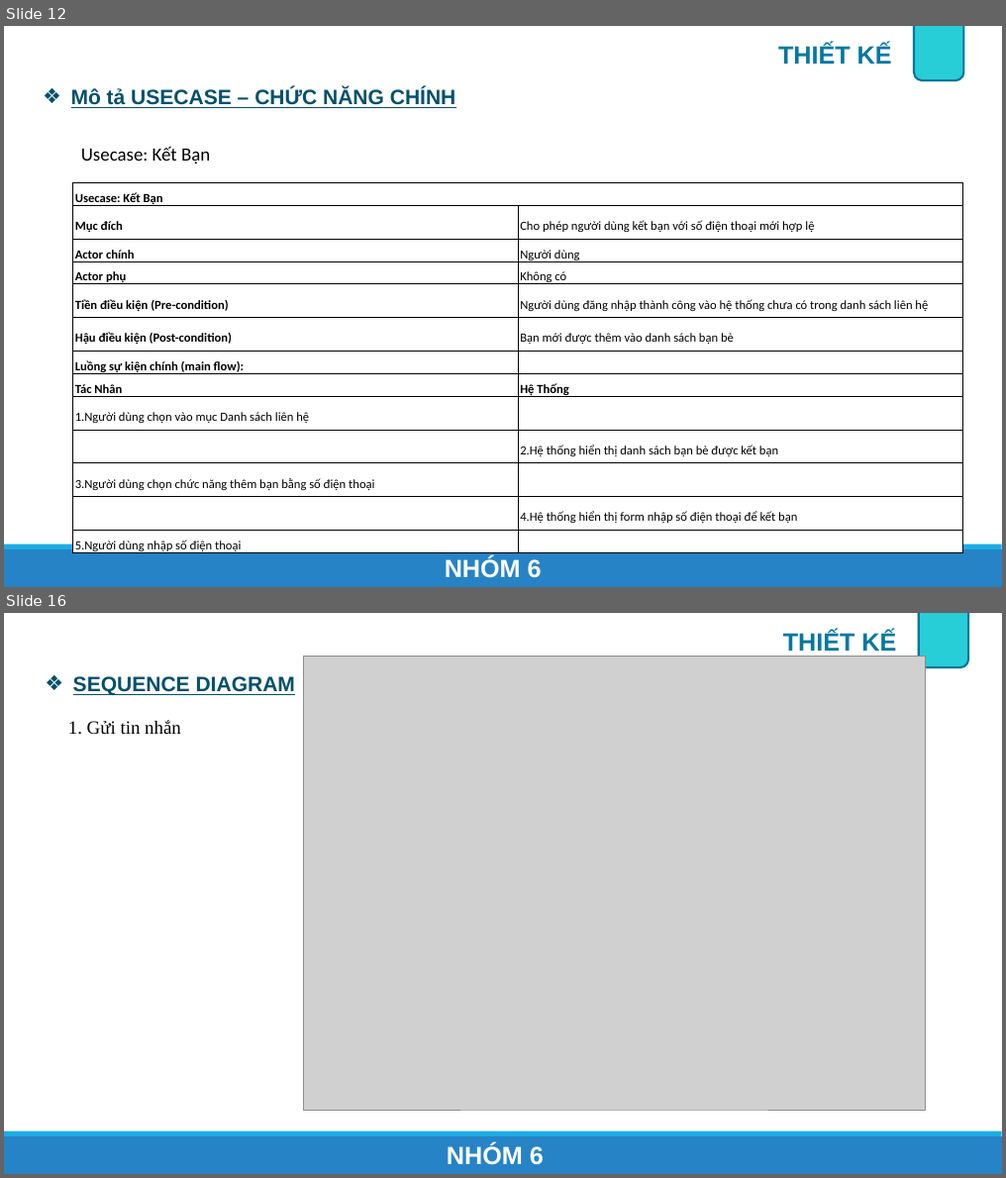
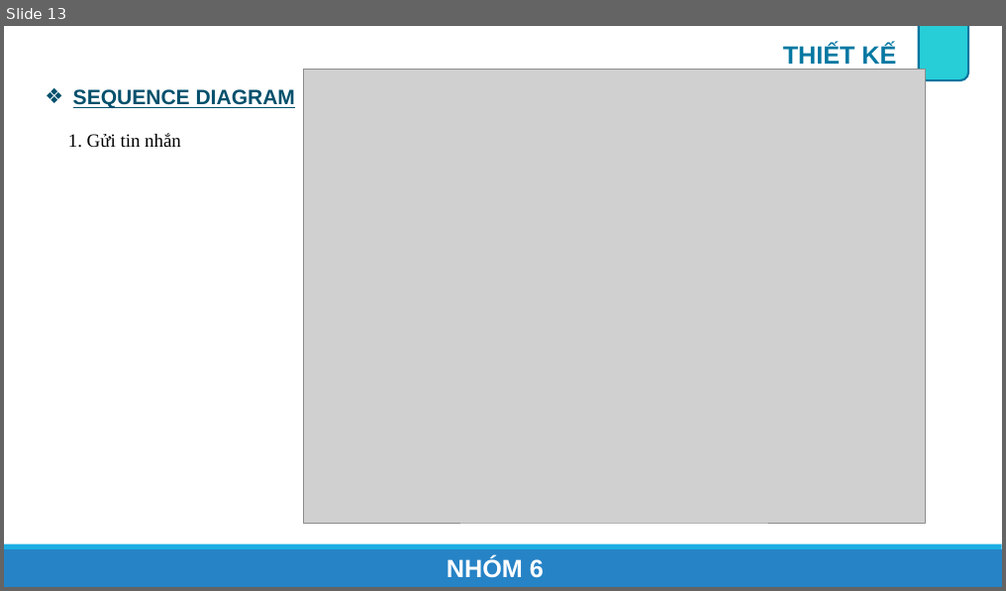
Before and after one commit to onebabyq/ung-dung-quan-li-tin-nhan-congnghemoi, a slide deck: Slide_BaoCao/AppChat_Nhom6.pptx. Shown one above the other, each under a label of ours: slides 12 and 16 before the commit, slide 13 after it; the slides between them are not shown. The pictures are 1006x1178 and 1006x591 pixels, drawn with LibreOffice and Linux fonts; fonts in the diff are those of the drawing; grey boxes stand for pictures. Boxes give left, top, right and bottom in pixels: in the first picture for what was removed or moved away, otherwise in the second. Text is boxed around its words. In the diff, an @@ line names an element or a change of style, - is before the commit and + after.

```diff
--- a/Slide_BaoCao/AppChat_Nhom6.pptx
+++ b/Slide_BaoCao/AppChat_Nhom6.pptx
@@ slide 12 removed at box(4, 26, 1002, 587), background #FFFFFF; not listed: 2 template elements that a slide beside it also shows @@
@@ text removed at box(778, 44, 892, 64) @@
-THIẾT KẾ
@@ rounded rectangle removed at box(915, 26, 964, 80) @@
@@ text removed at box(71, 88, 456, 108) @@
-❖ Mô tả USECASE – CHỨC NĂNG CHÍNH
@@ text removed at box(81, 146, 210, 164) @@
-Usecase: Kết Bạn
@@ table removed at box(73, 183, 963, 556), 13 rows, 2 columns @@
-Usecase: Kết Bạn | 
-Mục đích | Cho phép người dùng kết bạn với số điện thoại mới hợp lệ
-Actor chính | Người dùng
-Actor phụ | Không có
-Tiền điều kiện (Pre-condition) | Người dùng đăng nhập thành công vào hệ thống chưa có trong danh sách liên hệ
-Hậu điều kiện (Post-condition) | Bạn mới được thêm vào danh sách bạn bè
-Luồng sự kiện chính (main flow): | 
-Tác Nhân | Hệ Thống
-1.Người dùng chọn vào mục Danh sách liên hệ | 
- | 2.Hệ thống hiển thị danh sách bạn bè được kết bạn
-3.Người dùng chọn chức năng thêm bạn bằng số điện thoại | 
- | 4.Hệ thống hiển thị form nhập số điện thoại để kết bạn
-5.Người dùng nhập số điện thoại | 
@@ text removed at box(445, 558, 542, 578) @@
-NHÓM 6
@@ what was slide 16 is now slide 13 @@
```
Also in this commit, not shown: 8 slides changed, 2 slides added, 2 other slides removed.
